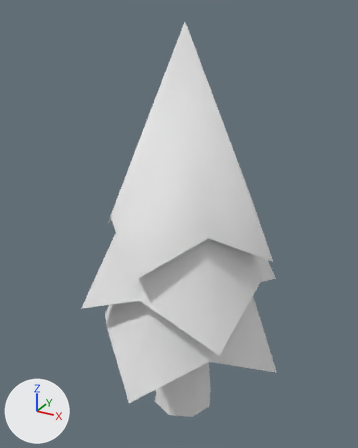
One commit to the Blender file ART/Models/LowPolyTree/Tree.blend: the scene before it, then after it.
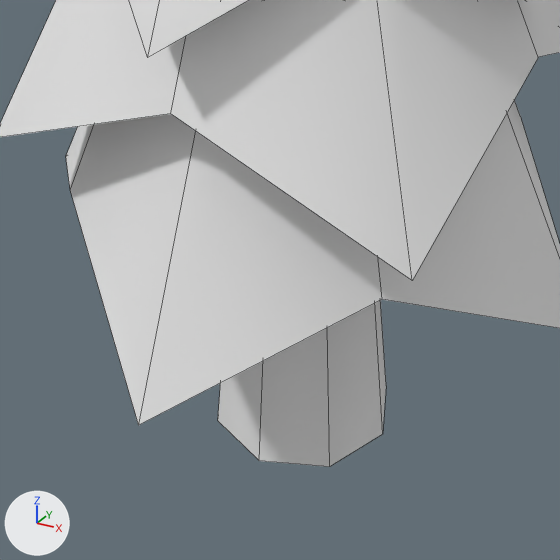
Each version is shown whole from a 50 mm lens placed at (3.81, -7.11, 7.5), pointed at (-0.13, 0.05, 3.92), then close up on the part from 23% to 75% of the width and 59% to 100% of the height. Lighting does not change. The marker at lower left points along +X, +Y and +Z. The close-ups show mesh edges as thin lines.
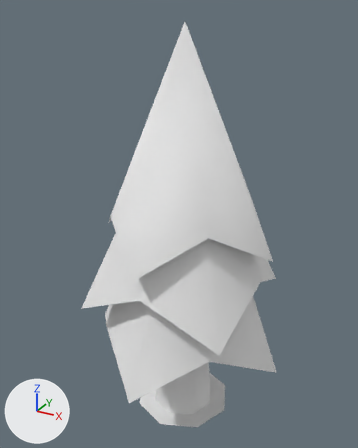
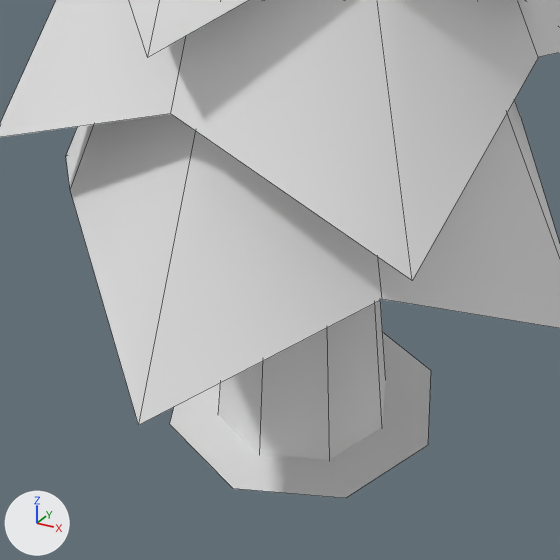
What changed in the scene script:
```text
Change me_cylinder:
    where me_cylinder.from_pydata(...)  # 57 vertices, 32 faces; spans x -1.91..1.91, y -1.91..1.91, z 0.04..7.3
    used by ob_cylinder; location = (0.0, 0.0, 0.0)
    verts and faces of me_cylinder; kept vertices keep their numbers, new ones are numbered from 57
    me_cylinder part 1
    add verts[57] = (0.0, 0.94, 0.1)
    add verts[58] = (0.66, 0.66, 0.1)  # pixel (430, 370)
    add verts[59] = (0.94, 0.0, 0.1)  # pixel (427, 445)
    add verts[60] = (0.66, -0.66, 0.1)  # pixel (345, 498)
    add verts[61] = (0.0, -0.94, 0.1)  # pixel (233, 488)
    add verts[62] = (-0.66, -0.66, 0.1)  # pixel (169, 424)
    add verts[63] = (-0.94, 0.0, 0.1)
    add verts[64] = (-0.66, 0.66, 0.1)
    add faces += [(57, 64, 63, 62, 61, 60, 59, 58)]
```

Boxes (x1, y1, x2, y2) around the edits, measured in the close-ups (560 x 560 px):
'Cylinder', reshaped
    before: (0, 0, 560, 467)
    after: (0, 0, 560, 498)
part 1 of me_cylinder, added
    after: (170, 333, 431, 498)
